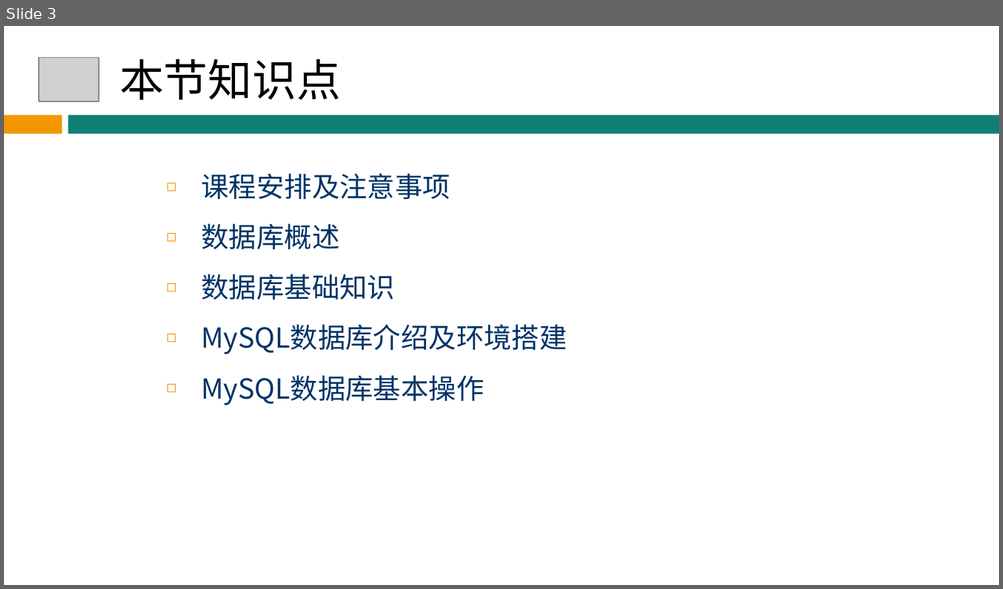
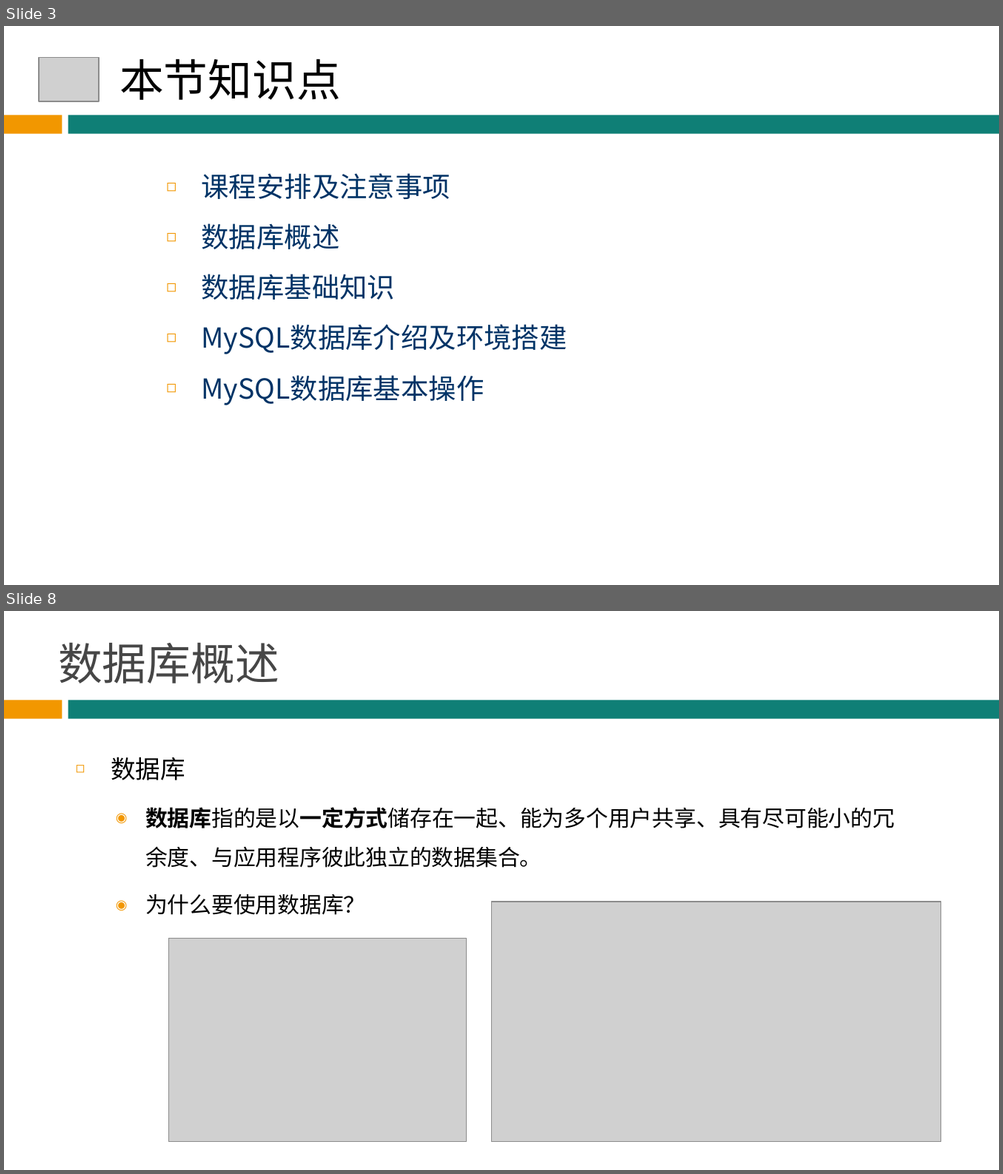
Before and after one commit to hbsiteam/Teaching2013, a slide deck: 3G/MySQL数据库/MySQL_PPT_1.0.0/MySQL-chapter-1-v1.0.0.ppt. Shown one above the other, each under a label of ours: slide 3 before the commit, slides 3 and 8 after it; the slides between them are not shown. The pictures are 1003x589 and 1003x1174 pixels, drawn with LibreOffice and Linux fonts; fonts in the diff are those of the drawing; grey boxes stand for pictures; background and template pictures are left out. Boxes give left, top, right and bottom in pixels: in the first picture for what was removed or moved away, otherwise in the second. Text is boxed around its words. In the diff, an @@ line names an element or a change of style, - is before the commit and + after.

```diff
--- a/3G/MySQL数据库/MySQL_PPT_1.0.0/MySQL-chapter-1-v1.0.0.ppt
+++ b/3G/MySQL数据库/MySQL_PPT_1.0.0/MySQL-chapter-1-v1.0.0.ppt
@@ slide 8 added at bbox=[4, 611, 999, 1170], background #FFFFFF; not listed: 2 template elements that a slide beside it also shows @@
@@ title added at bbox=[58, 643, 279, 684], 32 pt, text #464646 @@
+数据库概述
@@ text added at bbox=[111, 757, 894, 915], 16 pt, text #000000 @@
+◻ 数据库
+  ◉ 数据库指的是以一定方式储存在一起、能为多个用户共享、具有尽可能小的冗余度、与应用程序彼此独立的数据集合。
+  ◉ 为什么要使用数据库？
@@ picture added at bbox=[492, 903, 941, 1143] @@
@@ picture added at bbox=[169, 940, 466, 1143] @@
```
Also in this commit, not shown: 16 slides changed, 4 other files.
